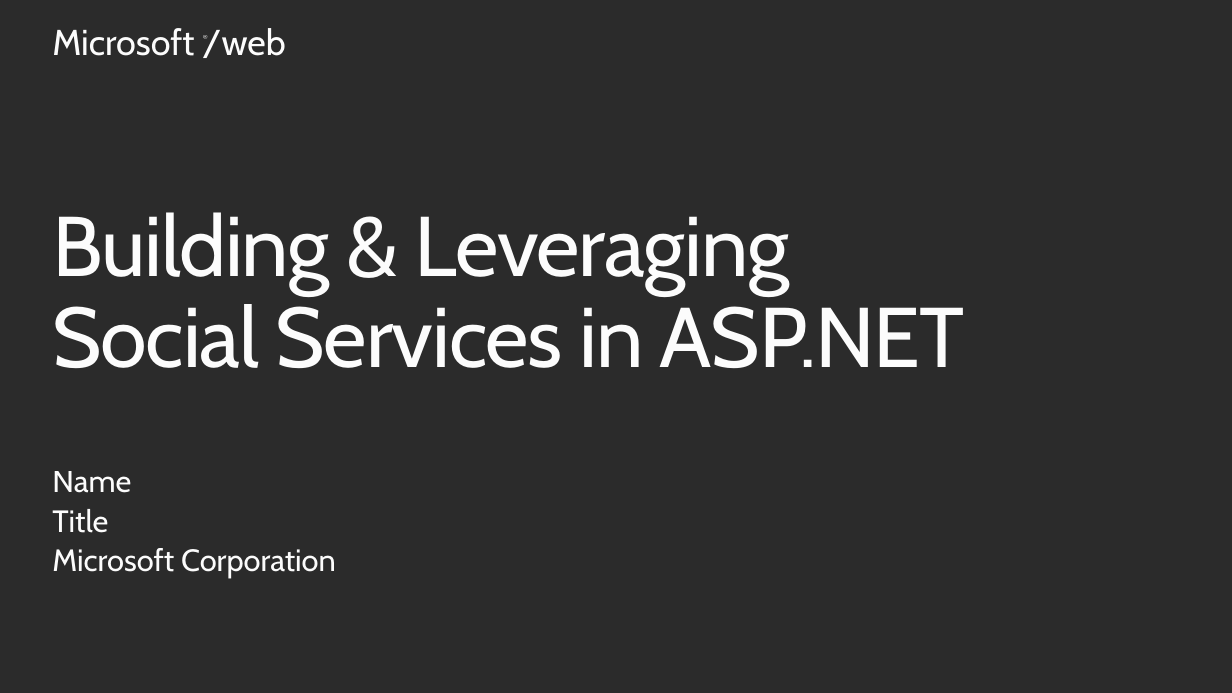
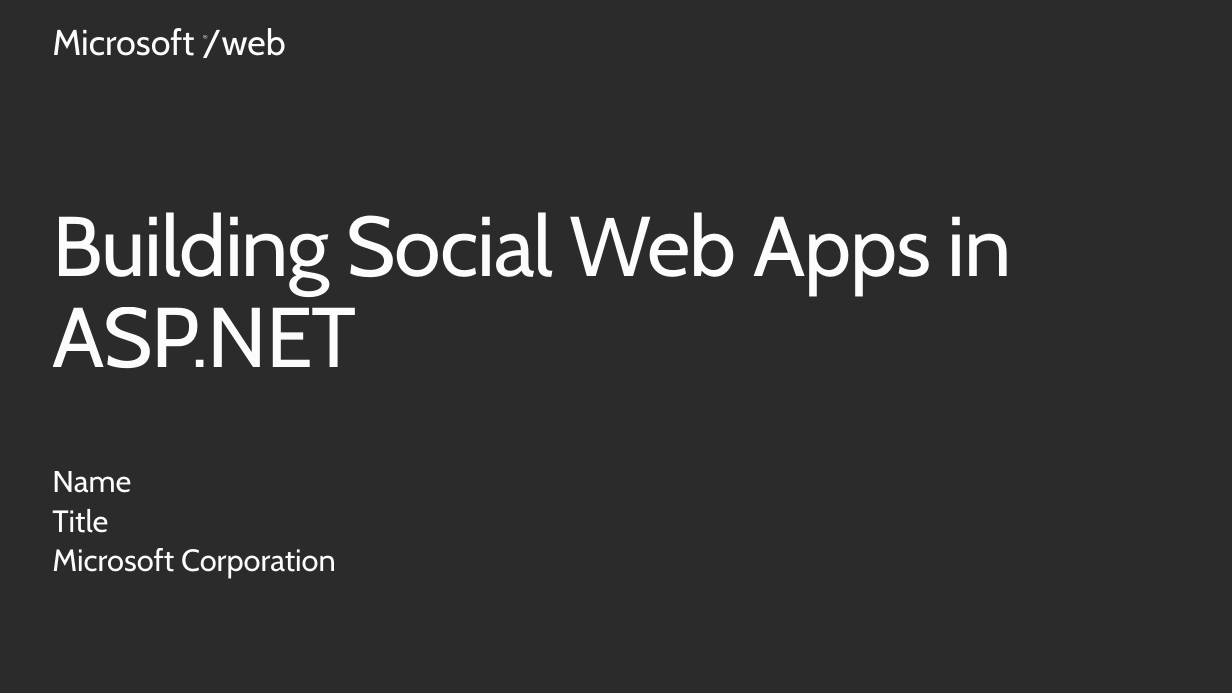
Before and after one commit to Microsoft-Web/PRESENTATION-BuildingSocialWebApps, a slide deck: slide 2 of BuildingAndLeveragingSocialServices.pptx. Drawn at 1232x693 pixels with LibreOffice and Linux fonts; fonts in the diff are those of the drawing; background and template pictures are left out; a plain dark background stands for a picture behind light text. Boxes give left, top, right and bottom in pixels: in the first picture for what was removed or moved away, otherwise in the second. Text is boxed around its words. In the diff, an @@ line names an element or a change of style, - is before the commit and + after.

```diff
--- a/BuildingAndLeveragingSocialServices.pptx
+++ b/BuildingAndLeveragingSocialServices.pptx
@@ title at bbox=[52, 212, 1012, 368]: text changed @@
-Building & Leveraging
-Social Services in ASP.NET
+Building Social Web Apps in ASP.NET
```
Also in this commit, not shown: 2 other slides changed, 2 slides added, 1 slide removed.
